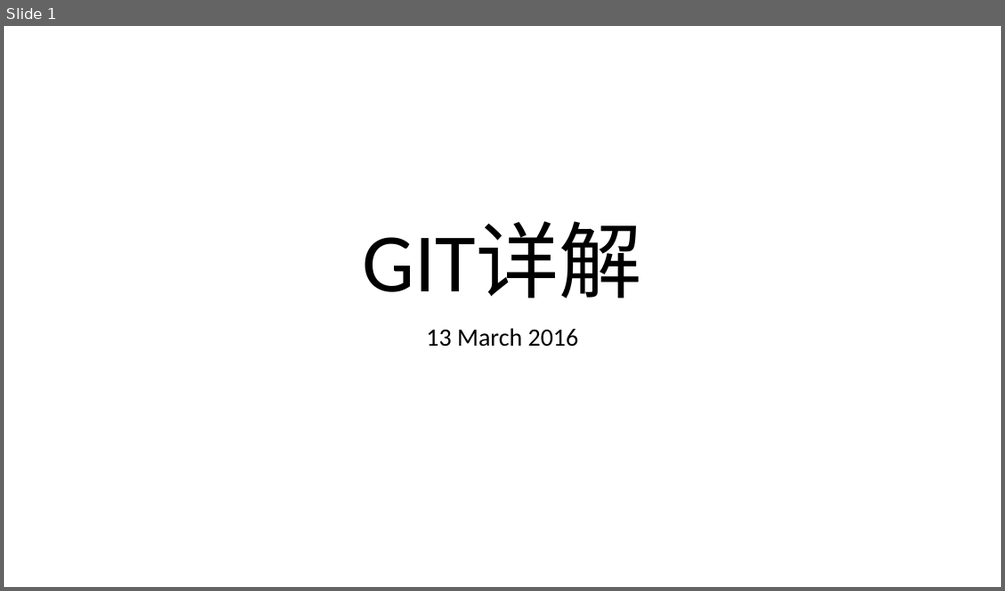
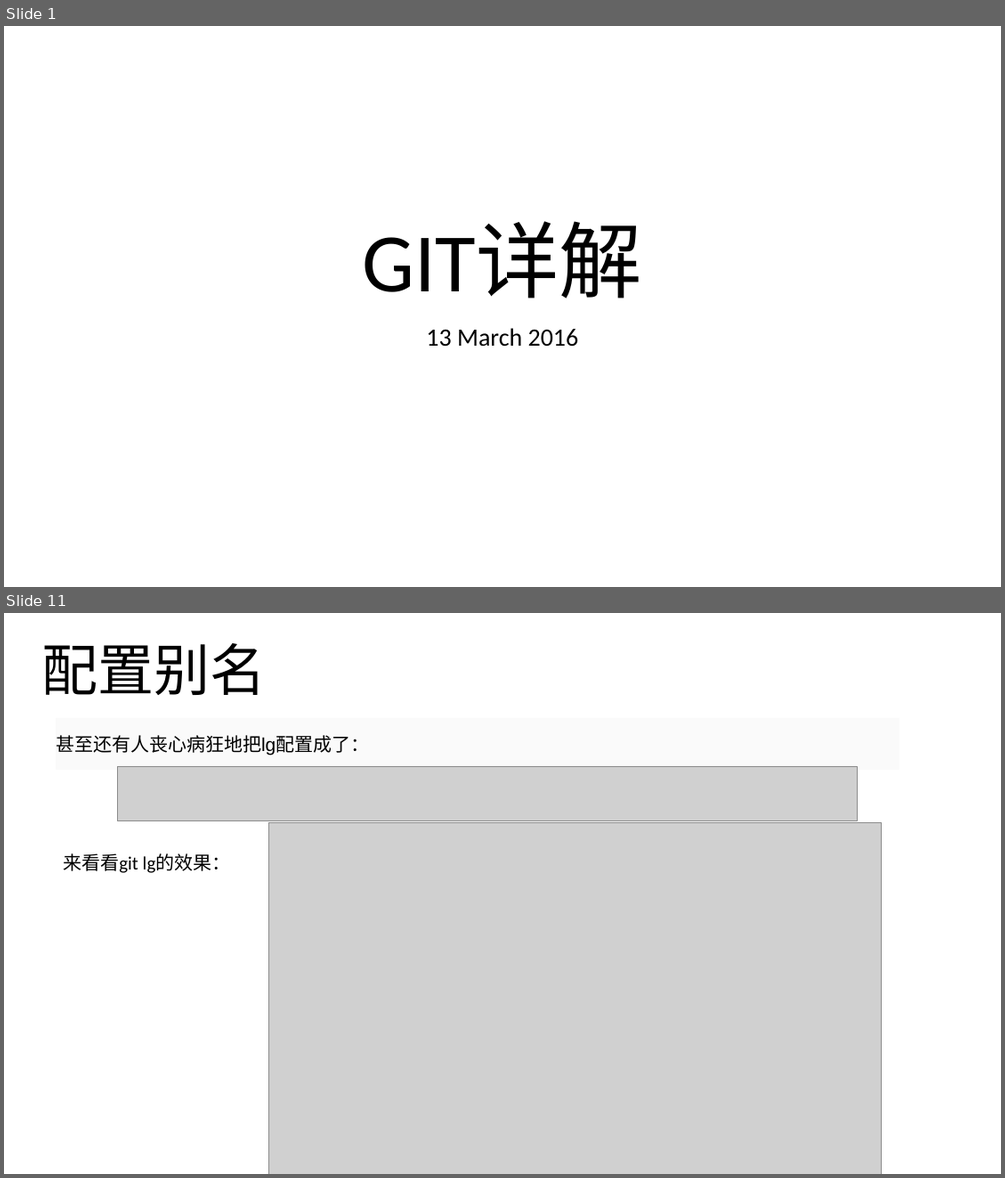
Before and after one commit to noprom/shandong, a slide deck: doc/ppt/husize.pptx. Shown one above the other, each under a label of ours: slide 1 before the commit, slides 1 and 11 after it; the slides between them are not shown. The pictures are 1005x591 and 1005x1178 pixels, drawn with LibreOffice and Linux fonts; fonts in the diff are those of the drawing; grey boxes stand for pictures. Boxes give left, top, right and bottom in pixels: in the first picture for what was removed or moved away, otherwise in the second. Text is boxed around its words. In the diff, an @@ line names an element or a change of style, - is before the commit and + after.

```diff
--- a/doc/ppt/husize.pptx
+++ b/doc/ppt/husize.pptx
@@ slide 11 added at (4, 613, 1001, 1174), background #FFFFFF @@
@@ title added at (42, 643, 267, 695), 54 pt, text #000000 @@
+配置别名
@@ subtitle added at (56, 722, 899, 766), fill #FAFAFA, 18 pt, text #000000 @@
+甚至还有人丧心病狂地把lg配置成了：
@@ picture added at (118, 766, 858, 821) @@
@@ picture added at (268, 822, 882, 1174) @@
@@ text added at (63, 853, 231, 873), 18 pt, text #000000 @@
+来看看git lg的效果：
```
Also in this commit, not shown: 4 slides changed, 8 other slides added, 6 slides removed, 1 other file.
